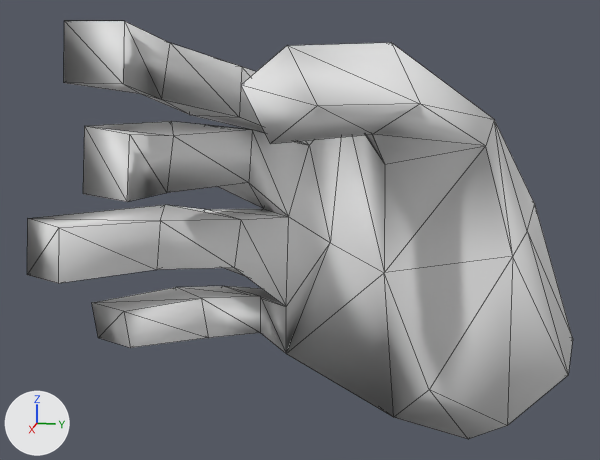
What one commit did to the OBJ model src/main/resources/Assets/ClarinetRightHand4.obj.
One viewpoint serves both versions: a camera (50 mm lens) standing at (6.94, 2.23, -12.08) and looking at (-0.91, 0.66, -14.04). Every picture has the same lights, and +X, +Y and +Z are marked at lower left. Mesh edges are drawn as thin lines. Where no turn or scale is listed for an object, it has been applied to the vertices.

Objects in the first picture: 'ClarinetRightHand4_RecorderHandLeft0.027'.
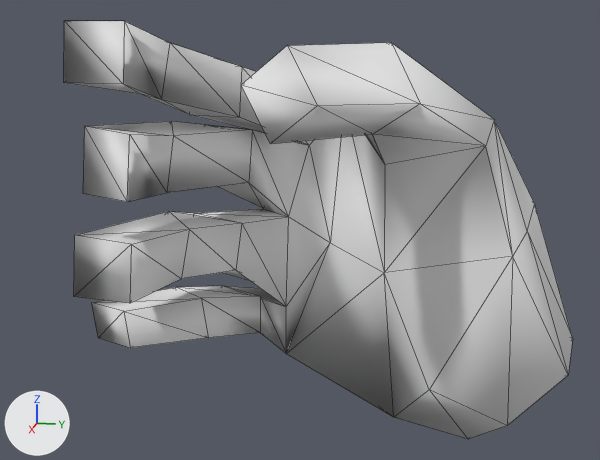
Location of each change, (x1, y1, x2, y2) in pixels of the pictures (600 x 460 px; the box of a moved part takes in the faces that stretch with it):
'ClarinetRightHand4_RecorderHandLeft0.027', reshaped (7% narrower): before (27, 21, 573, 439); after (64, 21, 573, 439)
part 1 of me_clarinetrighthand4_recorderhandleft0_027, moved or reshaped: before (27, 205, 289, 306); after (74, 209, 289, 306)

Diff of the bpy script that builds the scene:
```diff
--- a/src/main/resources/Assets/ClarinetRightHand4.obj.py
+++ b/src/main/resources/Assets/ClarinetRightHand4.obj.py
@@ me_clarinetrighthand4_recorderhandleft0_027 @@
 me_clarinetrighthand4_recorderhandleft0_027.from_pydata(...)  # 89 vertices, 175 faces; spans x -2.43..0.67, y -1.81..3.41, z -16.45..-12.04
 # used by ob_clarinetrighthand4_recorderhandleft0_027; location = (0.0, 0.0, 0.0)
+# me_clarinetrighthand4_recorderhandleft0_027 part 1: all 12 vertices in x -1.54..0.26, y -1.81..-0.06, z -14.55..-13.85 are multiplied about their middle by the matrix ((0.887, -0.461, 0.003), (0.46, 0.884, 0.08), (-0.04, -0.07, 0.997)), then moved by (0.2, 0.36, -0.03)
 me_clarinetrighthand4_recorderhandleft0_027.materials.append(mat_default_obj_035)
```
